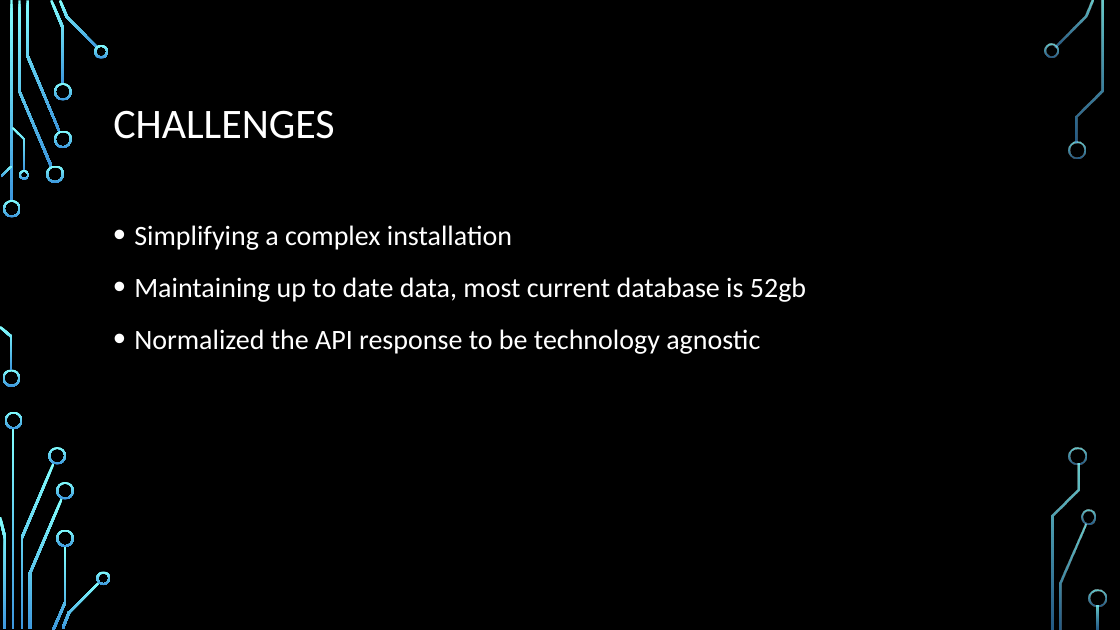
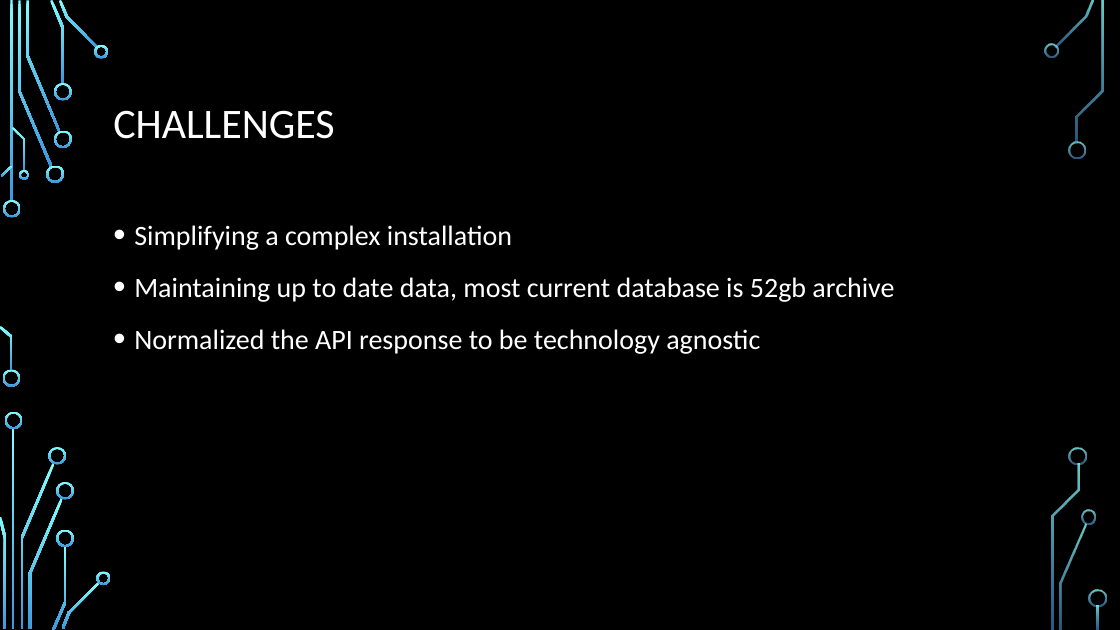
Before and after one commit to jakeharding/repo-health, a slide deck: slide 4 of docs/4_17_presentation.pptx. Drawn at 1120x630 pixels with LibreOffice and Linux fonts; fonts in the diff are those of the drawing; background and template pictures are left out. Boxes give left, top, right and bottom in pixels: in the first picture for what was removed or moved away, otherwise in the second. Text is boxed around its words. In the diff, an @@ line names an element or a change of style, - is before the commit and + after.

Commit message:
Minor change to presentation.

```diff
--- a/docs/4_17_presentation.pptx
+++ b/docs/4_17_presentation.pptx
@@ text at [134,277,894,302]: text changed @@
-• Maintaining up to date data, most current database is 52gb
+• Maintaining up to date data, most current database is 52gb archive
```
